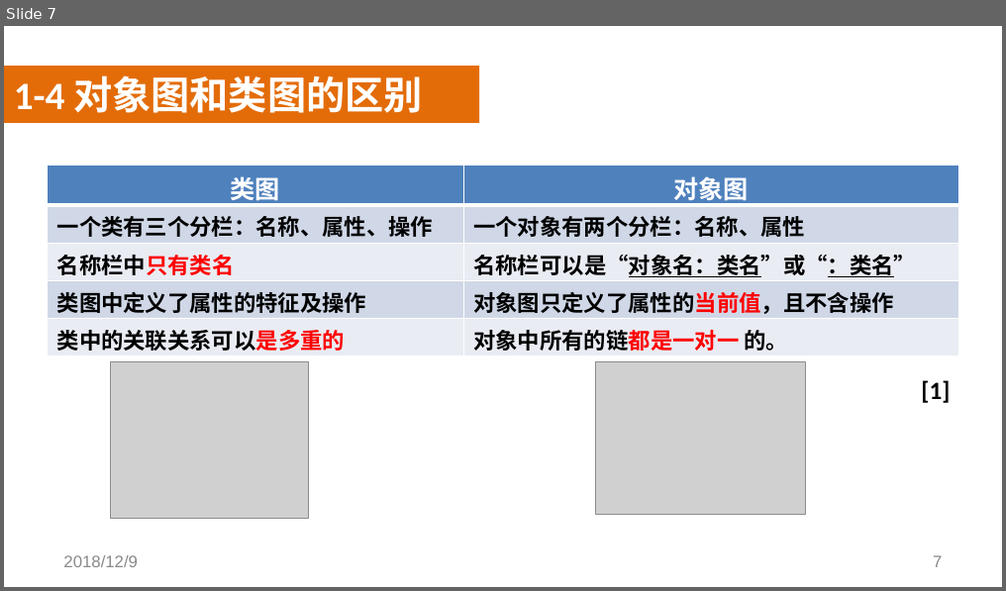
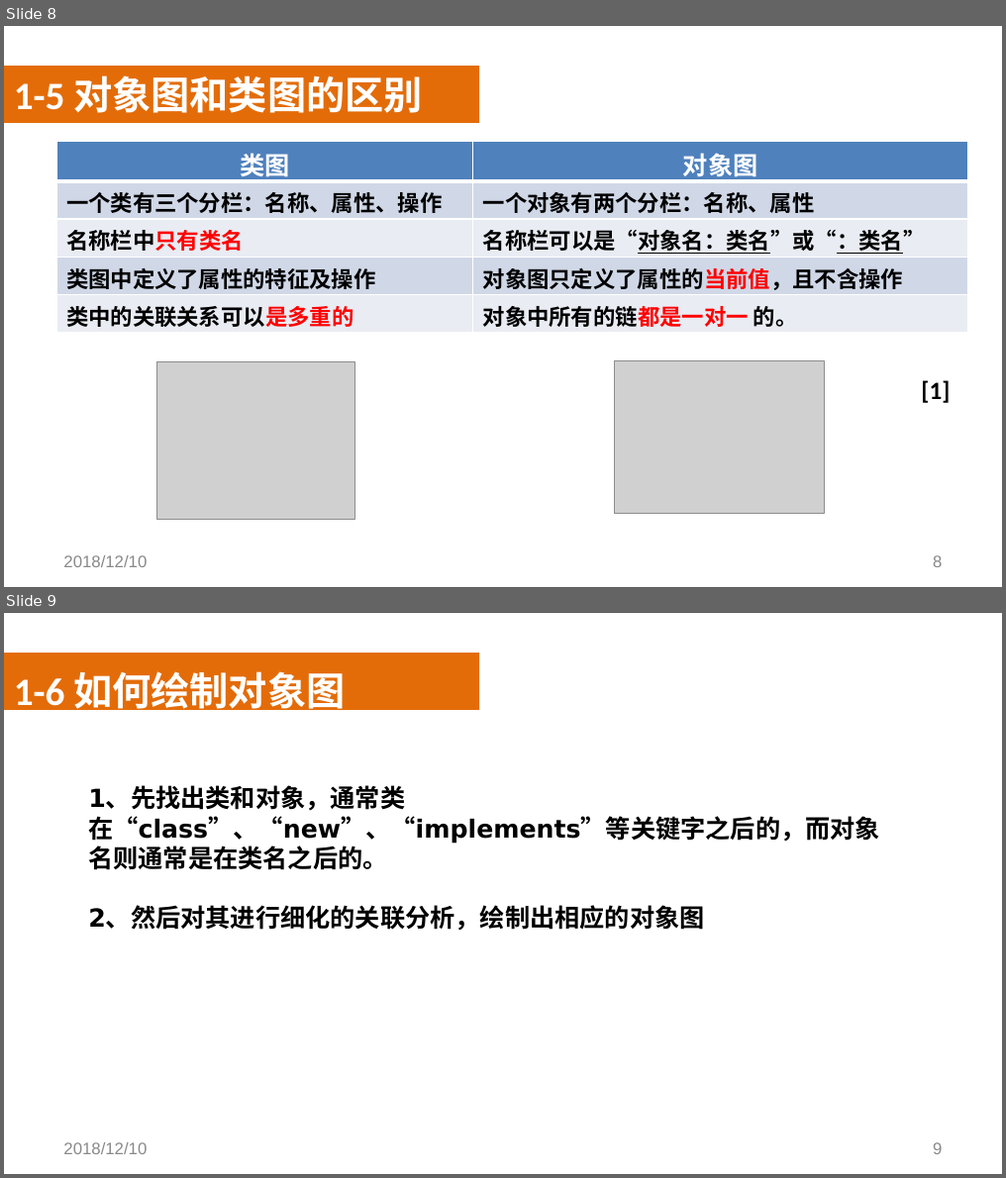
Before and after one commit to SoftwareRequirtmentsG02/Document, a slide deck: 案例教学系统/受控文档/分析设计/PPT/UML/PRD2018-G02-UML基础III.pptx. Shown one above the other, each under a label of ours: slide 7 before the commit, slides 8 and 9 after it. The pictures are 1006x591 and 1006x1178 pixels, drawn with LibreOffice and Linux fonts; fonts in the diff are those of the drawing; grey boxes stand for pictures; background and template pictures are left out. Boxes give left, top, right and bottom in pixels: in the first picture for what was removed or moved away, otherwise in the second. Text is boxed around its words. In the diff, an @@ line names an element or a change of style, - is before the commit and + after.

```diff
--- a/案例教学系统/受控文档/分析设计/PPT/UML/PRD2018-G02-UML基础III.pptx
+++ b/案例教学系统/受控文档/分析设计/PPT/UML/PRD2018-G02-UML基础III.pptx
@@ slide 9 added at (x1=4, y1=613, x2=1002, y2=1174), background picture (left out) @@
@@ rectangle added at (x1=4, y1=653, x2=479, y2=710), fill #E36C09 @@
@@ text added at (x1=14, y1=665, x2=345, y2=716), 28 pt, text #FFFFFF, bold @@
+1-6 如何绘制对象图
@@ rectangle added at (x1=4, y1=685, x2=1002, y2=1133), fill #FFFFFF at 50% opacity @@
@@ text added at (x1=88, y1=787, x2=880, y2=931), 18 pt, text #000000, bold @@
+1、先找出类和对象，通常类在“class”、“new”、“implements”等关键字之后的，而对象名则通常是在类名之后的。
+2、然后对其进行细化的关联分析，绘制出相应的对象图
@@ text added at (x1=63, y1=1143, x2=147, y2=1155), 12 pt, text #898989 @@
+2018/12/10
@@ page number added at (x1=933, y1=1143, x2=942, y2=1155), 12 pt, text #898989 @@
+9
@@ what was slide 7 is now slide 8 @@
@@ slide 8 changed as well @@
@@ text at (x1=14, y1=76, x2=422, y2=113): text changed @@
-1-4 对象图和类图的区别
+1-5 对象图和类图的区别
@@ table moved from (x1=47, y1=166, x2=958, y2=358) to (x1=56, y1=141, x2=968, y2=332) @@
@@ picture moved from (x1=111, y1=362, x2=308, y2=518) to (x1=157, y1=363, x2=355, y2=519) @@
@@ picture moved from (x1=596, y1=362, x2=805, y2=514) to (x1=614, y1=362, x2=824, y2=514) @@
@@ text at (x1=63, y1=556, x2=147, y2=568): text changed @@
-2018/12/9
+2018/12/10
@@ page number at (x1=933, y1=556, x2=942, y2=568): text changed @@
-7
+8
```
Also in this commit, not shown: 26 other slides changed, 9 other slides added.
